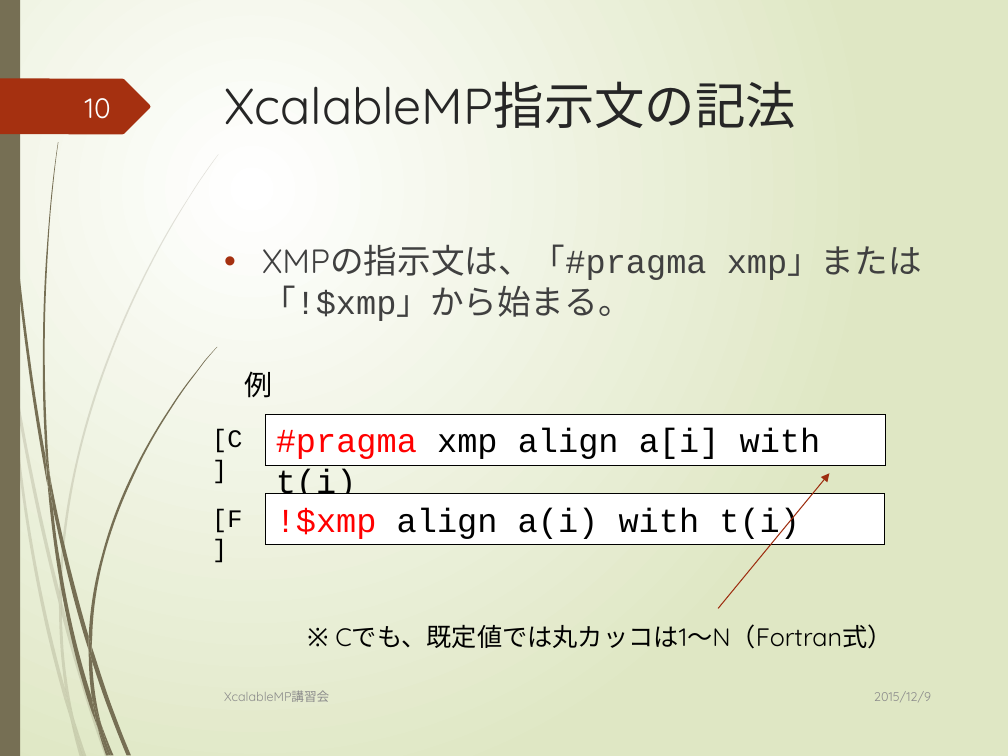
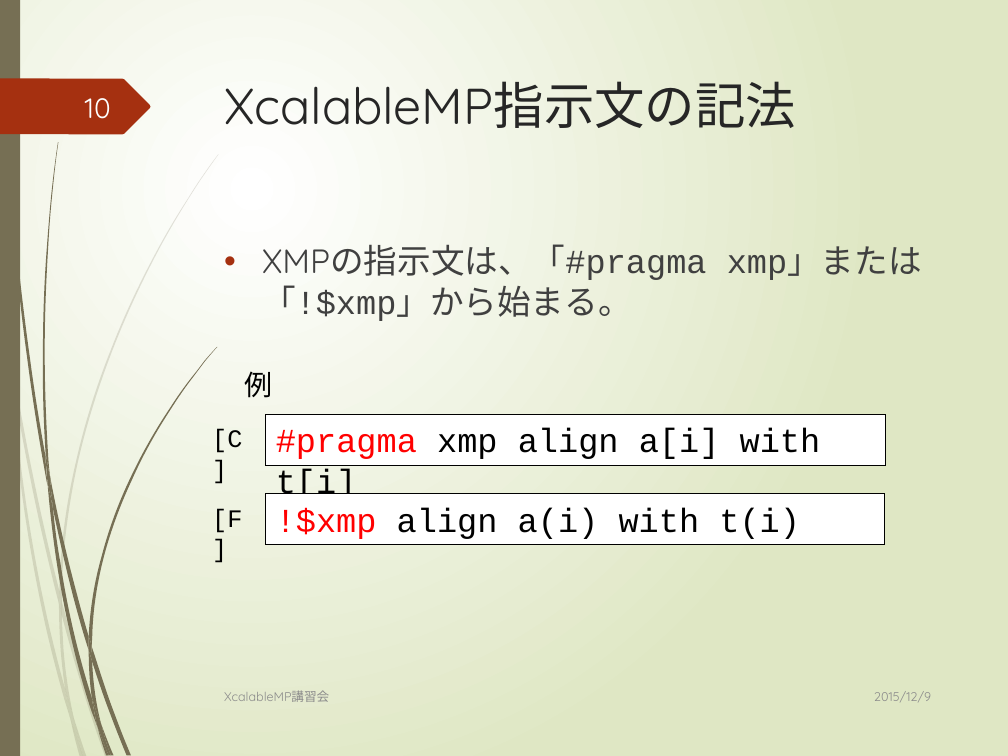
Before and after one commit to XcalableMP/Lecture, a slide deck: slide 10 of beginner/1.overview.pptx. Drawn at 1008x756 pixels with LibreOffice and Linux fonts; fonts in the diff are those of the drawing. Boxes give left, top, right and bottom in pixels: in the first picture for what was removed or moved away, otherwise in the second. Text is boxed around its words. In the diff, an @@ line names an element or a change of style, - is before the commit and + after.

```diff
--- a/beginner/1.overview.pptx
+++ b/beginner/1.overview.pptx
@@ text in rectangle at [276, 428, 821, 494]: text changed @@
-#pragma xmp align a[i] with t(i)
+#pragma xmp align a[i] with t[i]
@@ arrow removed from (719, 608) to (830, 473) @@
@@ text removed at [335, 624, 892, 649] @@
-※ Cでも、既定値では丸カッコは1～N（Fortran式）
```
Also in this commit, not shown: 20 other slides changed, 15 other files.
